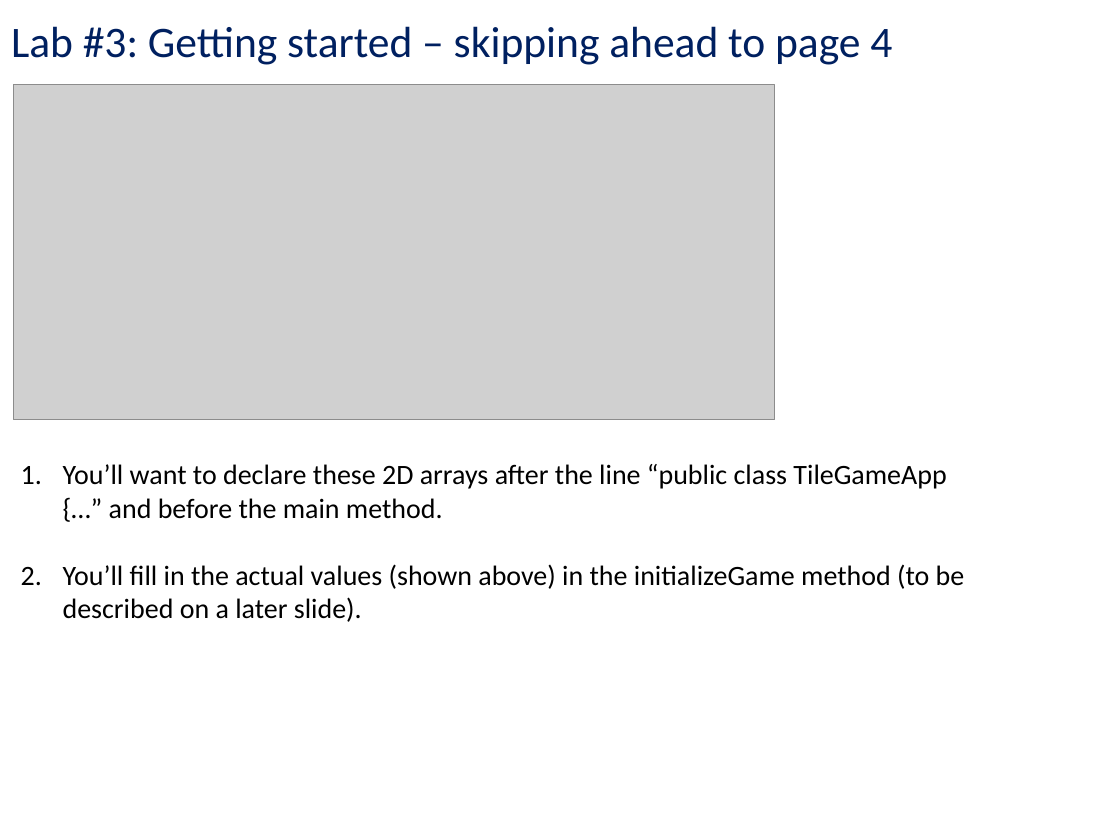
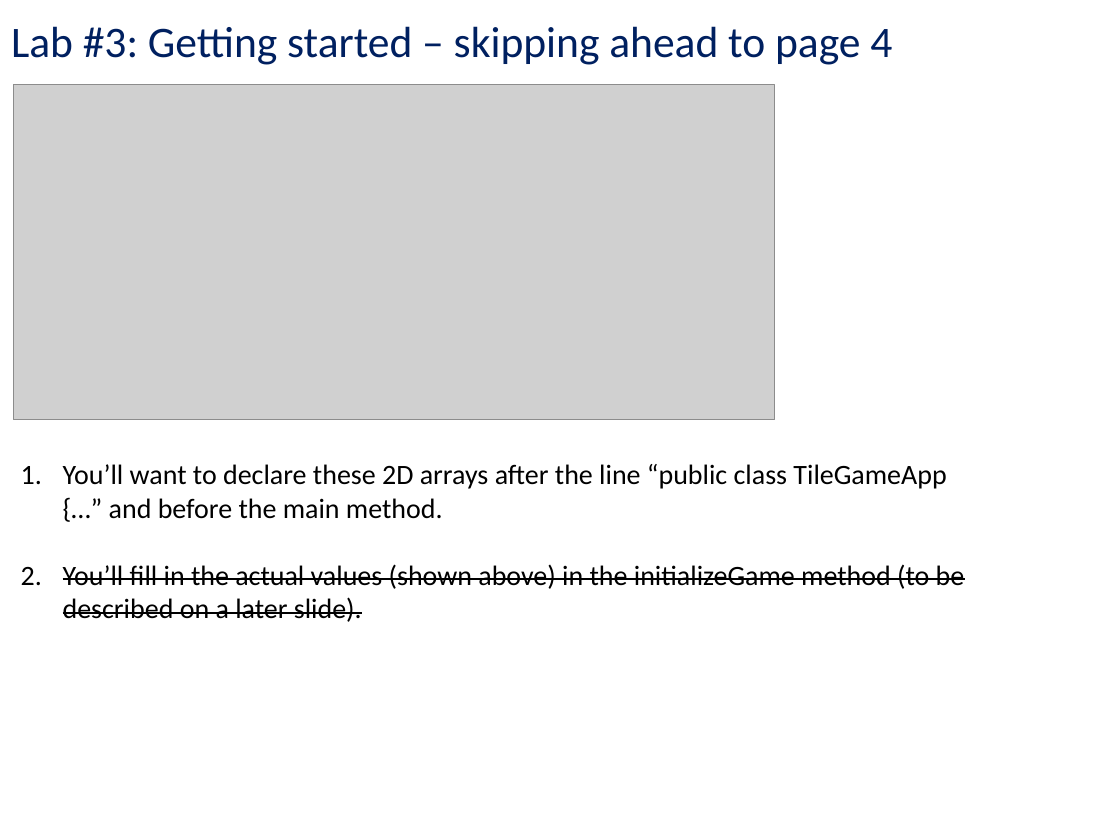
Before and after one commit to kc13/CS401PF, a slide deck: slide 12 of cs401_1_27_20.pptx. Drawn at 1120x840 pixels with LibreOffice and Linux fonts; fonts in the diff are those of the drawing; grey boxes stand for pictures. Boxes give left, top, right and bottom in pixels: in the first picture for what was removed or moved away, otherwise in the second. Text is boxed around its words. In the diff, an @@ line names an element or a change of style, - is before the commit and + after.

```diff
--- a/cs401_1_27_20.pptx
+++ b/cs401_1_27_20.pptx
@@ text at [63,564,965,622]: strikethrough on in "You’ll fill in the actual values (shown ..." @@
```
Also in this commit, not shown: 1 other slide changed.
